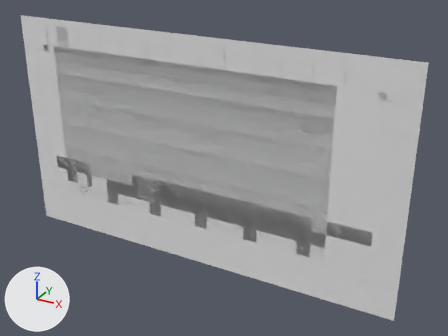
The OBJ model Assets/Tiled2Unity/Meshes/tiled.obj: old version first, new version second.
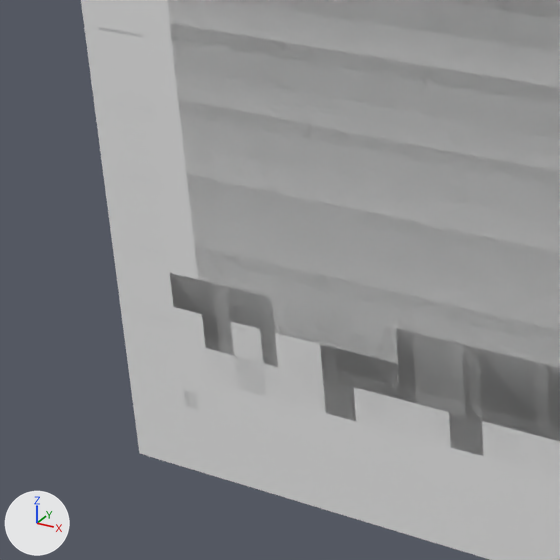
Each version is shown whole from a 50 mm camera at (398.0, -2186.0, 527.0) aimed at (-831.0, 48.0, -590.0), then close up on the part from 0% to 42% of the width and 19% to 75% of the height. Every picture has the same lights, and +X, +Y and +Z are marked at lower left. Where no turn or scale is listed for an object, it has been applied to the vertices.

Objects in the first close-up: 'tiled'.
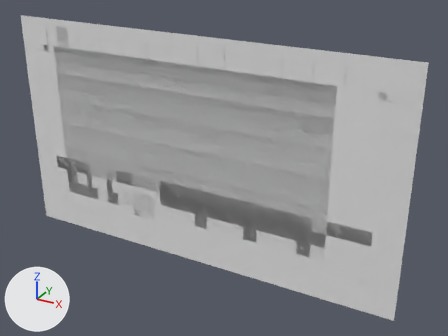
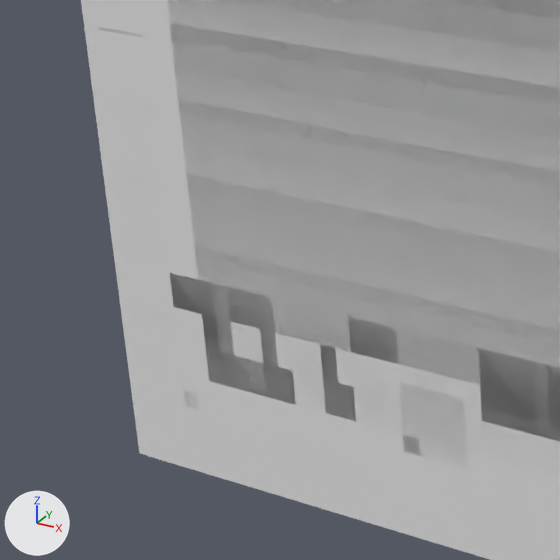
Changed parts and their boxes (x1, y1, x2, y2) in the close-ups (560 x 560 px):
part 1 of me_tiled, added: after (419, 439, 468, 469)

Edits to the bpy script that builds the scene:
```text
Change me_tiled:
    where me_tiled.from_pydata(...)  # 806 vertices, 521 faces; spans x -1920.0..0.0, y 0.0, z -1088.0..0.0
    used by ob_tiled; location = (0.0, 0.0, 0.0)
    verts and faces of me_tiled; kept vertices keep their numbers, new ones are numbered from 806
    me_tiled part 1
    add verts[806] = (-1184.0, 0.0, -928.0)  # pixel (467, 469)
    add verts[807] = (-1312.0, 0.0, -928.0)  # pixel (403, 451)
    add verts[808] = (-1312.0, 0.0, -800.0)  # pixel (399, 381)
    add verts[809] = (-1184.0, 0.0, -800.0)  # pixel (464, 398)
    add faces += [(806, 807, 808, 809)]
```
